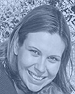
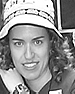
Layered file, before and after one edit (75×94). Changes by layer:
hid "bg color" over [0, 0, 75, 94]
hid "Layer 22" over [0, 0, 75, 94]
hid "Layer 21" over [0, 0, 75, 94]
hid "Layer 20" over [0, 0, 75, 94]
hid "Layer 19" over [0, 0, 75, 94]
hid "Layer 18" over [0, 0, 75, 94]
hid "Layer 17" over [0, 0, 75, 94]
hid "Layer 16" over [0, 0, 75, 94]
hid "Layer 15", painted on it over [0, 0, 75, 94]
hid "Layer 9" over [0, 0, 75, 94]
hid "Layer 8" over [0, 0, 75, 94]
hid "Layer 7" over [0, 0, 75, 94]
hid "Layer 6" over [0, 0, 75, 94]
hid "Layer 4" over [0, 0, 75, 94]
added layer "Layer 25" above "Layer 3" over [0, 0, 75, 94]
hid "Layer 3" over [0, 0, 75, 94]
